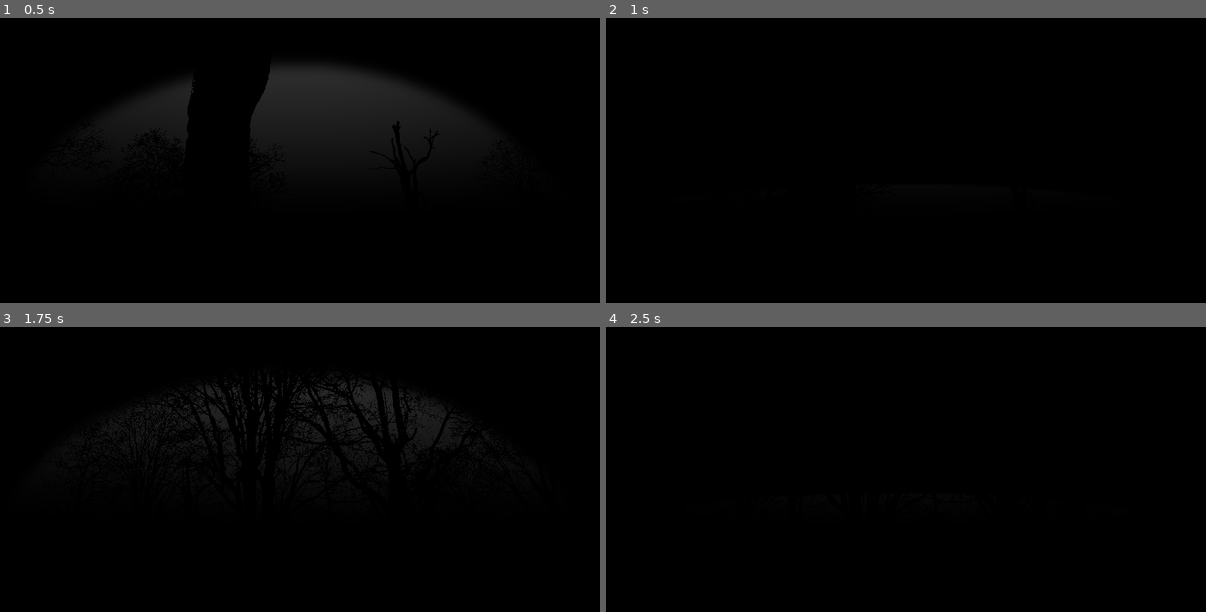
Above: before the commit, frames 1-4 (two rows, left to right).
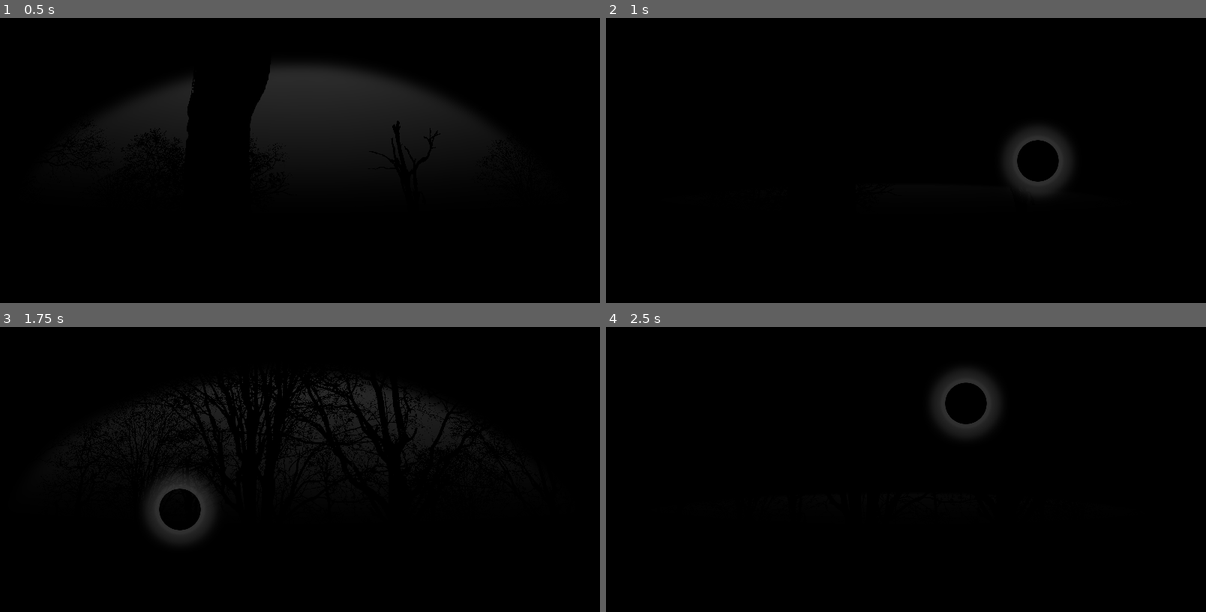
Above: after the commit, the same moments.

Repository: Enddle/Dream
Game: Godot game, scene res://Scenes/Forest_1.tscn
Two runs of this game, one before a commit and one after it. Both use one fixed random seed, a clock stepped at 60 frames per second and the inputs below. This scene is started directly instead of the project's main scene.
Inputs (mouse positions are in pixels of both pictures, inside the frame that each line leads up to):
- Up to frame 1 (0.5 s): no input
- Up to frame 2 (1 s): tap Enter at 0.5 s; move the mouse to (1038, 160) at 0.52 s; click (1038, 160) at 0.67 s
- Up to frame 3 (1.75 s): move the mouse to (180, 509) at 1.27 s; click (180, 509) at 1.42 s
- Up to frame 4 (2.5 s): move the mouse to (966, 403) at 2.02 s; click (966, 403) at 2.17 s

Frame 1 is identical in both runs. In frame 2, 1.1% of the frame differs, in the area x 66-78%, y 38-62%; in frame 3, 1.1%; in frame 4, 1.1%, in the area x 54-66%, y 15-39%.

Commit message:
rebuild touch input, correct anim pos

Diff:
--- a/Scenes/AutoLoad/TouchAnimOverlay.gd
+++ b/Scenes/AutoLoad/TouchAnimOverlay.gd
@@ -6,18 +6,18 @@
 var tween
 
 func touch(pos = Vector2.ZERO):
-#func touch():
 
 	var t = touch_a.instance()
-#	t.rect_position = pos
-	t.rect_position = Vector2(2026, 1248)
+
+	t.rect_position = pos
+#	t.rect_position = Vector2(2026, 1248)
 
 	add_child(t)
 
 
 func hold_start(pos = Vector2.ZERO):
 
-#	$hold.rect_position = pos
+	$hold.rect_position = pos
 
 	if tween: tween.kill()
 	tween = create_tween().set_loops().set_trans(Tween.TRANS_SINE).set_ease(Tween.EASE_IN_OUT)
@@ -28,7 +28,6 @@
 
 
 func hold_end():
-#	return
 	if tween: tween.kill()
 	tween = create_tween()
 	tween.tween_property($hold, "modulate", Color(.5, .5, .5, .0), .2)
--- a/Scenes/Forest3D.gd
+++ b/Scenes/Forest3D.gd
@@ -79,26 +79,27 @@
 	tree.global_translation = pos
 
 
-var touch_pos = Vector2.ZERO
+var touch_enabled = false
 
+func _unhandled_input(event):
+	if touch_enabled and event is InputEventMouseButton and !event.is_pressed():
+#		print("Mouse Unclick at: ", event.position)
 
-func _on_screen_touch_down():
-#	touch_pos = get_viewport().get_mouse_position()
-	if !step_allowed: return
+		if !step_allowed: return
 
-	AuH._FX(AuH.WALK_FX)
-	TA.touch(touch_pos)
+		AuH._FX(AuH.WALK_FX)
+		TA.touch(event.position)
 
-	walk_step()
-	steps -= 1
-	if steps < 0:
-		if step_speed > 5.8:
-			next_scene()
-		elif step_speed < 4.0:
-			Hint.show_hint("もっと速く走る。", false, false)
+		walk_step()
+		steps -= 1
+		if steps < 0:
+			if step_speed > 5.8:
+				next_scene()
+			elif step_speed < 4.0:
+				Hint.show_hint("もっと速く走る。", false, false)
 
-	if randf() < add_tree_rate: return
-	random_tree_front()
+		if randf() < add_tree_rate: return
+		random_tree_front()
 
 
 func walk_step():
--- a/Scenes/Forest3D.tscn
+++ b/Scenes/Forest3D.tscn
@@ -117,11 +117,6 @@
 region_enabled = true
 region_rect = Rect2( 0, 0, 15000, 15000 )
 
-[node name="ScreenTouch" type="Button" parent="."]
-modulate = Color( 1, 1, 1, 0 )
-anchor_right = 1.0
-anchor_bottom = 1.0
-
 [node name="Label" type="Label" parent="."]
 visible = false
 margin_left = 77.0
@@ -130,5 +125,3 @@
 margin_bottom = 74.0
 custom_fonts/font = ExtResource( 1 )
 text = "Audio Device: "
-
-[connection signal="button_down" from="ScreenTouch" to="." method="_on_screen_touch_down"]
--- a/Scenes/Forest_1.gd
+++ b/Scenes/Forest_1.gd
@@ -3,7 +3,7 @@
 
 var blink_allowed = true
 var isPressed = false
-var presstime
+
 var passed = false
 var blink_times = 0
 
@@ -53,28 +53,43 @@
 
 
 var touch_pos = Vector2.ZERO
+var holdTiming = false
+
+func _unhandled_input(event):
+	if !passed and event is InputEventMouseButton and event.is_pressed():
+#		print("Mouse Click at: ", event.position)
+
+		isPressed = true
+		holdTiming = true
+		touch_pos = event.position
+		$touch_hold_timer.start()
+
+	if !passed and event is InputEventMouseButton and !event.is_pressed():
+#		print("Mouse Unclick at: ", event.position)
+
+		isPressed = false
+
+		if holdTiming:
+			TA.touch(event.position)
+
+			blink()
+			if (blink_times > 6):
+				Hint.show_hint("画面を触れたままに、夢の奥へ進む。", false)
+		else:
+			TA.hold_end()
 
 
-func _on_screen_touch_down():
-#	touch_pos = get_viewport().get_mouse_position()
-	presstime = OS.get_ticks_msec()
-	isPressed = true
-	TA.hold_start(touch_pos)
+func _on_touch_hold_timeout():
+	holdTiming = false
 
-
-func _on_screen_touch_up():
-	isPressed = false
-	TA.hold_end()
-	if (OS.get_ticks_msec() - presstime < 1000):
-		blink()
-		if (blink_times > 6):
-			Hint.show_hint("画面を触れたままに、夢の奥へ進む。", false)
+	if isPressed:
+		TA.hold_start(touch_pos)
 
 
 func pass_eye():
 	passed = true
+	forest.touch_enabled = true
 	TA.hold_end()
-	$ScreenTouch.queue_free()
 
 	var tween := create_tween()
 	tween.tween_property($Eye, "modulate:a", .0, 1.0)
--- a/Scenes/Forest_1.tscn
+++ b/Scenes/Forest_1.tscn
@@ -19,13 +19,8 @@
 
 [node name="Forest" parent="." instance=ExtResource( 1 )]
 
-[node name="ScreenTouch" type="Button" parent="."]
-modulate = Color( 1, 1, 1, 0 )
-anchor_right = 1.0
-anchor_bottom = 1.0
-__meta__ = {
-"_edit_lock_": true
-}
+[node name="touch_hold_timer" type="Timer" parent="."]
+wait_time = 0.3
+one_shot = true
 
-[connection signal="button_down" from="ScreenTouch" to="." method="_on_screen_touch_down"]
-[connection signal="button_up" from="ScreenTouch" to="." method="_on_screen_touch_up"]
+[connection signal="timeout" from="touch_hold_timer" to="." method="_on_touch_hold_timeout"]
--- a/Scenes/Forest_2.gd
+++ b/Scenes/Forest_2.gd
@@ -3,3 +3,4 @@
 
 func _ready():
 	AuH._BG(AuH.RAIN_BG, .0, .0)
+	$Forest.touch_enabled = true
--- a/Scenes/Room.gd
+++ b/Scenes/Room.gd
@@ -1,6 +1,5 @@
 extends "res://Scenes/Ext/Rotate3D.gd"
 
-var presstime = 0
 var isPressed = false
 var scene_out = false
 
@@ -24,24 +23,37 @@
 
 
 var touch_pos = Vector2.ZERO
+var holdTiming = false
+
+func _unhandled_input(event):
+	if event is InputEventMouseButton and event.is_pressed():
+#		print("Mouse Click at: ", event.position)
+
+		isPressed = true
+		holdTiming = true
+		touch_pos = event.position
+		$touch_hold_timer.start()
+
+	if event is InputEventMouseButton and !event.is_pressed():
+#		print("Mouse Unclick at: ", event.position)
+
+		isPressed = false
+
+		if holdTiming:
+			TA.touch(event.position)
+
+			var tween := create_tween()
+			tween.tween_property(cam, "translation:z", -8.0, .7).as_relative().set_trans(Tween.TRANS_SINE).set_ease(Tween.EASE_OUT)
+			tween.tween_property(cam, "translation:z", 8.0, 1.5).as_relative().set_trans(Tween.TRANS_BACK).set_ease(Tween.EASE_OUT)
+		else:
+			TA.hold_end()
 
 
-func _on_Button_button_down():
-#	touch_pos = get_viewport().get_mouse_position()
-	isPressed = true
-	presstime = OS.get_ticks_msec()
+func _on_touch_hold_timeout():
+	holdTiming = false
 
-
-
-func _on_Button_button_up():
-	isPressed = false
-	var timepass = OS.get_ticks_msec() - presstime
-
-	if timepass < 1000:
-		TA.touch(touch_pos)
-		var tween := create_tween()
-		tween.tween_property(cam, "translation:z", -8.0, .7).as_relative().set_trans(Tween.TRANS_SINE).set_ease(Tween.EASE_OUT)
-		tween.tween_property(cam, "translation:z", 8.0, 1.5).as_relative().set_trans(Tween.TRANS_BACK).set_ease(Tween.EASE_OUT)
+	if isPressed:
+		TA.hold_start(touch_pos)
 
 
 func next_scene():
--- a/Scenes/Room.tscn
+++ b/Scenes/Room.tscn
@@ -69,17 +69,11 @@
 [node name="WorldEnvironment" type="WorldEnvironment" parent="."]
 environment = SubResource( 2 )
 
-[node name="Button" type="Button" parent="."]
-modulate = Color( 1, 1, 1, 0 )
-anchor_right = 1.0
-anchor_bottom = 1.0
-__meta__ = {
-"_edit_use_anchors_": false
-}
-
 [node name="Tween" type="Tween" parent="."]
 playback_process_mode = 0
 
-[connection signal="button_down" from="Button" to="." method="_on_Button_button_down"]
-[connection signal="button_up" from="Button" to="." method="_on_Button_button_up"]
-[connection signal="toggled" from="Button" to="." method="_on_Button_toggled"]
+[node name="touch_hold_timer" type="Timer" parent="."]
+wait_time = 0.3
+one_shot = true
+
+[connection signal="timeout" from="touch_hold_timer" to="." method="_on_touch_hold_timeout"]
--- a/Scenes/Stars3D.gd
+++ b/Scenes/Stars3D.gd
@@ -6,7 +6,7 @@
 var speed = Vector3.ZERO
 var timetick
 var laststar
-var timepress
+
 var scene_out = false
 
 onready var pointer = $Camera/Spatial/Pointer
@@ -41,22 +41,24 @@
 	speed += .5 * accel * delta
 	pointer.translate(speed * delta * 2)
 
-	if (OS.get_ticks_msec() % 2000 <= 20):
-		add_star()
+#	if (OS.get_ticks_msec() % 2000 <= 20):
+#		add_star()
 
 
-func _on_screen_touch_down():
-	timepress = OS.get_ticks_msec()
+func _unhandled_input(event):
+	if event is InputEventMouseButton and !event.is_pressed():
+#		print("Mouse Unclick at: ", event.position)
+		if can_add_star:
+			can_add_star = false
+			TA.touch(event.position)
+			add_star()
+			$add_star_timer.start()
 
 
-func _on_screen_touch_up():
-	var t = OS.get_ticks_msec()
-	if t - timepress < 1000:
-		if t - laststar > 800:
-			laststar = t
+var can_add_star = true
 
-			TA.touch()
-			add_star()
+func _on_add_star_timeout():
+	can_add_star = true
 
 
 func add_star():
--- a/Scenes/Stars3D.tscn
+++ b/Scenes/Stars3D.tscn
@@ -76,15 +76,13 @@
 
 [node name="Stars" type="Spatial" parent="World"]
 
-[node name="ScreenTouch" type="Button" parent="."]
-modulate = Color( 1, 1, 1, 0 )
-anchor_right = 1.0
-anchor_bottom = 1.0
-
 [node name="Label" type="Label" parent="."]
 margin_right = 40.0
 margin_bottom = 14.0
 custom_fonts/font = ExtResource( 2 )
 
-[connection signal="button_down" from="ScreenTouch" to="." method="_on_screen_touch_down"]
-[connection signal="button_up" from="ScreenTouch" to="." method="_on_screen_touch_up"]
+[node name="add_star_timer" type="Timer" parent="."]
+wait_time = 0.2
+one_shot = true
+
+[connection signal="timeout" from="add_star_timer" to="." method="_on_add_star_timeout"]
--- a/Scenes/TextIn.gd
+++ b/Scenes/TextIn.gd
@@ -177,16 +177,20 @@
 	return 0.0
 
 
-func _on_screen_touch_down():
-	if scene_out: return
-	DynamicColor.start_seq(1)
-	TA.hold_start()
-
-
-func _on_screen_touch_up():
-	if scene_out: return
-	DynamicColor.start_seq(2)
-	TA.hold_end()
+func _unhandled_input(event):
+	if event is InputEventMouseButton and event.is_pressed():
+#		print("Mouse Click at: ", event.position)
+
+		if scene_out: return
+		DynamicColor.start_seq(1)
+		TA.hold_start(event.position)
+
+	if event is InputEventMouseButton and !event.is_pressed():
+#		print("Mouse Unclick at: ", event.position)
+
+		if scene_out: return
+		DynamicColor.start_seq(2)
+		TA.hold_end()
 
 
 func next_scene():
--- a/Scenes/TextIn.tscn
+++ b/Scenes/TextIn.tscn
@@ -48,11 +48,6 @@
 
 [node name="Texts" type="Spatial" parent="World"]
 
-[node name="ScreenTouch" type="Button" parent="."]
-modulate = Color( 1, 1, 1, 0 )
-anchor_right = 1.0
-anchor_bottom = 1.0
-
 [node name="Label" type="Label" parent="."]
 visible = false
 modulate = Color( 0, 0, 0, 1 )
@@ -87,6 +82,3 @@
 rect_scale = Vector2( 0.6, 0.6 )
 rect_pivot_offset = Vector2( 256, 120 )
 texture = ExtResource( 3 )
-
-[connection signal="button_down" from="ScreenTouch" to="." method="_on_screen_touch_down"]
-[connection signal="button_up" from="ScreenTouch" to="." method="_on_screen_touch_up"]
--- a/Scenes/TextOut.gd
+++ b/Scenes/TextOut.gd
@@ -63,22 +63,28 @@
 		text_con.get_child(randi()%covers).move_along(gyro)
 
 
-func _on_screen_touch_down():
-	if tween: tween.kill()
-	tween = create_tween().set_ease(Tween.EASE_IN)
-	tween.tween_property(main_text, "translation:z", -12.0, 2.0)
-	TA.hold_start()
+func _unhandled_input(event):
+	if event is InputEventMouseButton and event.is_pressed():
+#		print("Mouse Click at: ", event.position)
 
+		if tween: tween.kill()
+		tween = create_tween().set_ease(Tween.EASE_IN)
+		tween.tween_property(main_text, "translation:z", -12.0, 2.0)
 
-func _on_screen_touch_up():
-	fly_out_f = (main_text.translation.z + 10) / 2
-	if fly_out_f <= -.01:
-		touched = true
-	if tween: tween.kill()
-	tween = create_tween().set_trans(Tween.TRANS_ELASTIC).set_ease(Tween.EASE_OUT)
-	tween.tween_property(main_text, "translation:z", -10.0, 1.0)
-	tween.parallel().tween_callback(self, "fly_out")
-	TA.hold_end()
+		TA.hold_start(event.position)
+
+	if event is InputEventMouseButton and !event.is_pressed():
+#		print("Mouse Unclick at: ", event.position)
+
+		fly_out_f = (main_text.translation.z + 10) / 2
+		if fly_out_f <= -.01:
+			touched = true
+
+		if tween: tween.kill()
+		tween = create_tween().set_trans(Tween.TRANS_ELASTIC).set_ease(Tween.EASE_OUT)
+		tween.tween_property(main_text, "translation:z", -10.0, 1.0)
+		tween.parallel().tween_callback(self, "fly_out")
+		TA.hold_end()
 
 
 func fly_out():
--- a/Scenes/TextOut.tscn
+++ b/Scenes/TextOut.tscn
@@ -181,11 +181,6 @@
 shadow_enabled = true
 omni_range = 15.0
 
-[node name="ScreenTouch" type="Button" parent="."]
-modulate = Color( 1, 1, 1, 0 )
-anchor_right = 1.0
-anchor_bottom = 1.0
-
 [node name="Label" type="Label" parent="."]
 visible = false
 margin_right = 40.0
@@ -220,6 +215,3 @@
 rect_scale = Vector2( 0.6, 0.6 )
 rect_pivot_offset = Vector2( 256, 120 )
 texture = ExtResource( 4 )
-
-[connection signal="button_down" from="ScreenTouch" to="." method="_on_screen_touch_down"]
-[connection signal="button_up" from="ScreenTouch" to="." method="_on_screen_touch_up"]
--- a/Tutorial.gd
+++ b/Tutorial.gd
@@ -130,60 +130,51 @@
 				start_scene()
 
 
-#func _process(delta):
-#	var state = OS.get_power_state()
-#	if state == OS.POWERSTATE_CHARGED || state == OS.POWERSTATE_CHARGING:
-#		if !anim_playing:
-#			print(OS.get_power_state())
-#			anim_playing = true
-#			Anim.play("charging_unplug_loop")
-#			show_hint(hints[0])
-#	else:
-#		if current_step == 0:
-##			print(OS.get_power_state())
-#			current_step = 1
-#			Anim.play("charging_unplug")
-
-
 func show_hint(text):
 	Hint.show_hint(text, false)
 	pass
 
 
+
 var touch_pos = Vector2.ZERO
 
-func _on_screen_touch_down():
-#	touch_pos = get_viewport().get_mouse_position()
+func _unhandled_input(event):
+	if event is InputEventMouseButton and event.is_pressed():
+#		print("Mouse Click at: ", event.position)
 
-	show_hint(hints[current_step])
+		touch_pos = event.position
 
-	if current_step == 2:
-		if OS.get_ticks_msec() - presstime > 500:
-			presstime = OS.get_ticks_msec()
+		show_hint(hints[current_step])
 
-	elif current_step == 3:
-		touching = true
-		TA.hold_start(touch_pos)
+		if current_step == 2:
+			if OS.get_ticks_msec() - presstime > 500:
+				presstime = OS.get_ticks_msec()
+
+		elif current_step == 3:
+			touching = true
+			TA.hold_start(touch_pos)
 
 
-func _on_screen_touch_up():
+	if event is InputEventMouseButton and !event.is_pressed():
+#		print("Mouse Unclick at: ", event.position)
 
-	if current_step == 2:
-		if touch_count >= 3:
-			pass
-		elif OS.get_ticks_msec() - presstime < 1000:
-			var t = $touch.get_child(touch_count)
+		if current_step == 2:
+			if touch_count >= 3:
+				pass
+			elif OS.get_ticks_msec() - presstime < 300:
+				var t = $touch.get_child(touch_count)
 
-			AuH.rand_note(rand_range(-20, 0), .0, "Reverb")
-			TA.touch(touch_pos)
+				AuH.rand_note(rand_range(-20, 0), .0, "Reverb")
+				TA.touch(touch_pos)
 
-			tween = create_tween().set_trans(Tween.TRANS_BACK)
-			tween.tween_property(t, "rect_scale", Vector2(.05, .05), .5)
-			touch_count += 1
+				tween = create_tween().set_trans(Tween.TRANS_BACK)
+				tween.tween_property(t, "rect_scale", Vector2(.05, .05), .5)
+				touch_count += 1
 
-	elif current_step == 3:
-		touching = false
-		TA.hold_end()
+		elif current_step == 3:
+			touching = false
+			TA.hold_end()
+
 
 
 func start_scene():
--- a/Tutorial.tscn
+++ b/Tutorial.tscn
@@ -168,11 +168,6 @@
 anims/charging_unplug = SubResource( 1 )
 anims/charging_unplug_loop = SubResource( 3 )
 
-[node name="ScreenTouch" type="Button" parent="."]
-modulate = Color( 1, 1, 1, 0 )
-anchor_right = 1.0
-anchor_bottom = 1.0
-
 [node name="progress" type="ColorRect" parent="."]
 anchor_left = 0.5
 anchor_top = 0.5
@@ -241,6 +236,4 @@
 icon = ExtResource( 4 )
 flat = true
 
-[connection signal="button_down" from="ScreenTouch" to="." method="_on_screen_touch_down"]
-[connection signal="button_up" from="ScreenTouch" to="." method="_on_screen_touch_up"]
 [connection signal="pressed" from="Button" to="." method="_on_Button_pressed"]
